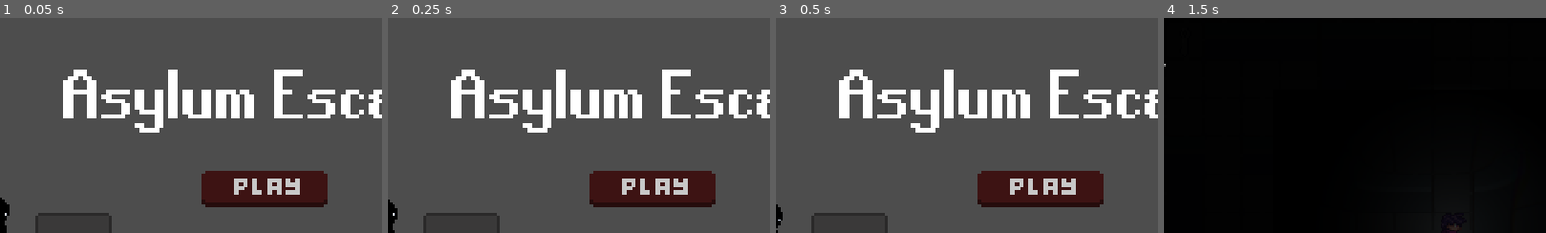
Above: before the commit, frames 1-4 (left to right).
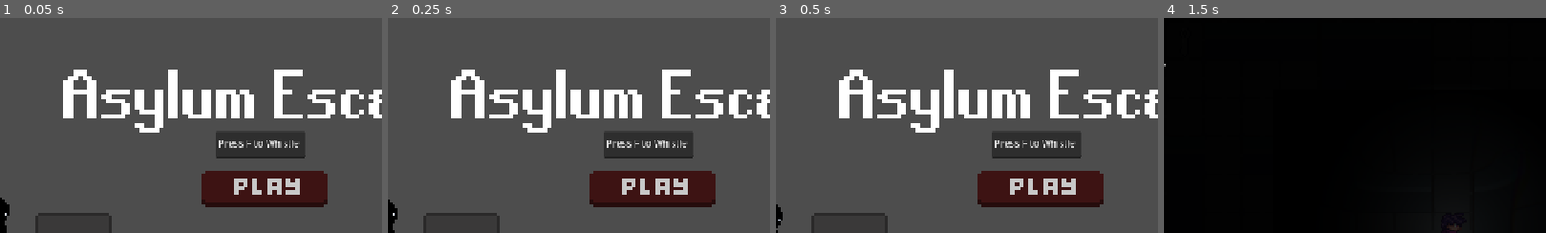
Above: after the commit, the same moments.

Repository: rstricke/Whistlefreeze52
Game: Godot game, scene res://scenes/main_menu.tscn
The game is run twice, just before and just after one commit, with the same random seed, the same clock (stepped at 60 frames per second) and the same inputs.
Inputs (mouse positions are % of the whole screen's width and height, from its top left):
- Up to frame 1 (0.05 s): no input
- Up to frame 2 (0.25 s): no input
- Up to frame 3 (0.5 s): no input
- Up to frame 4 (1.5 s): click (50, 39) at 0.5 s; tap F (whistle) at 1.25, 1.35 s; hold D (move_right) from 1.28 s (still down)
The pictures show only the part of the screen within x 15-65%, y 0-50%; the shares and areas given below are measured in that part.

The runs differ from the first frame. In frame 1, 2.7% of the frame differs, in the area x 56-80%, y 53-66%; in frame 2, 2.7%; in frame 3, 2.7%; in frame 4, nothing differs.
Error in both runs: Invalid access to property or key 'max_hp' on a base object of type 'Nil'. (res://scripts/player.gd:34)

Commit message:
main-scene update?

Diff:
--- a/game/project.godot
+++ b/game/project.godot
@@ -16,7 +16,7 @@
 
 [autoload]
 
-GameManager="*uid://d0ug7lapakiks"
+GameManager="*uid://cvhlphvtplonc"
 
 [display]
 
--- a/game/scenes/main_menu.tscn
+++ b/game/scenes/main_menu.tscn
@@ -1005,4 +1005,12 @@
 autoplay = "walkLeft"
 frame_progress = 0.83945286
 
+[node name="TextEdit" type="TextEdit" parent="." unique_id=1466761763]
+layout_mode = 0
+offset_left = 558.0
+offset_top = 190.0
+offset_right = 708.0
+offset_bottom = 235.0
+text = "Press F to Whistle"
+
 [connection signal="pressed" from="PlayButton" to="." method="_on_play_button_pressed"]
Not shown: 1 places in game/scenes/main_menu.tscn that only renumber resources
